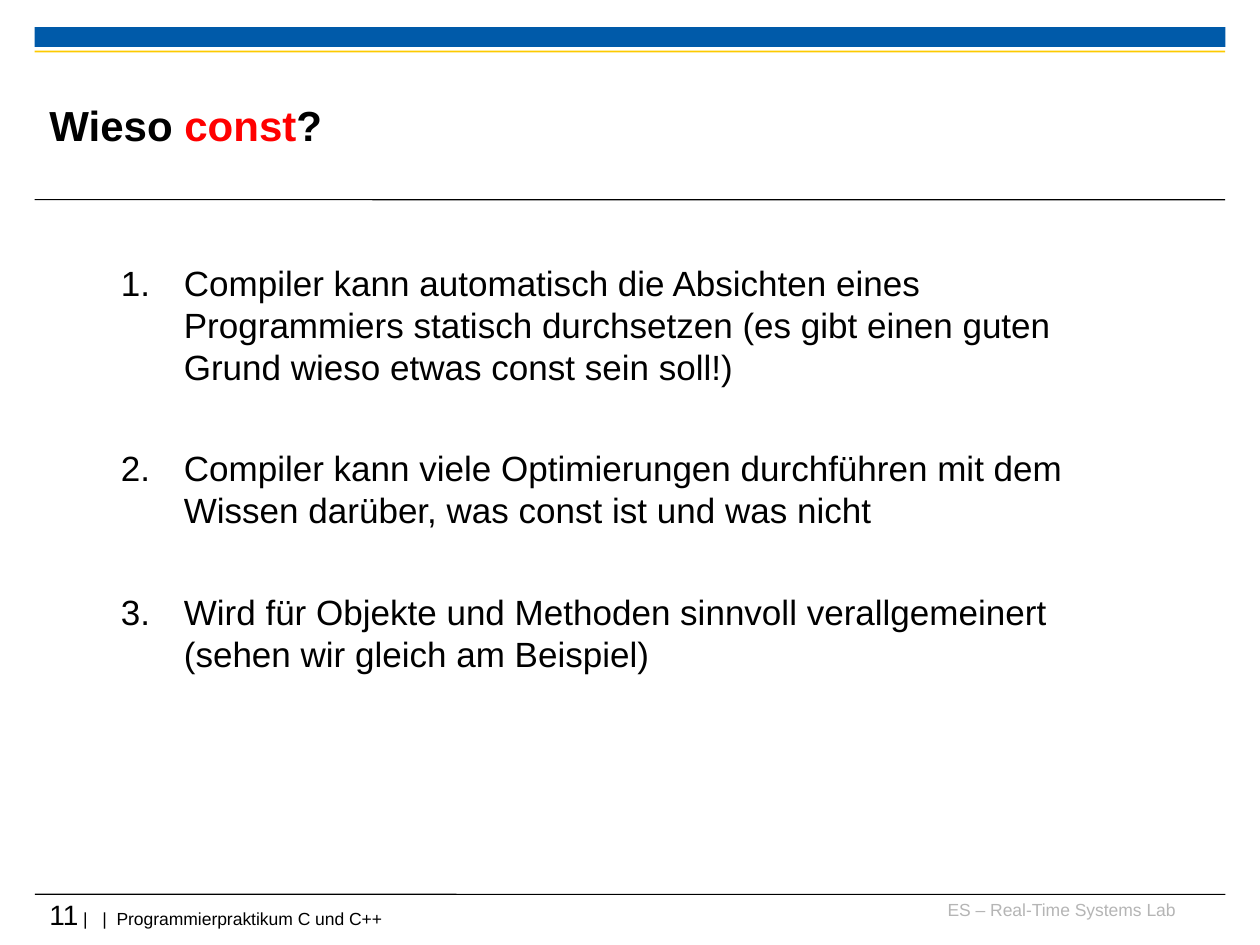
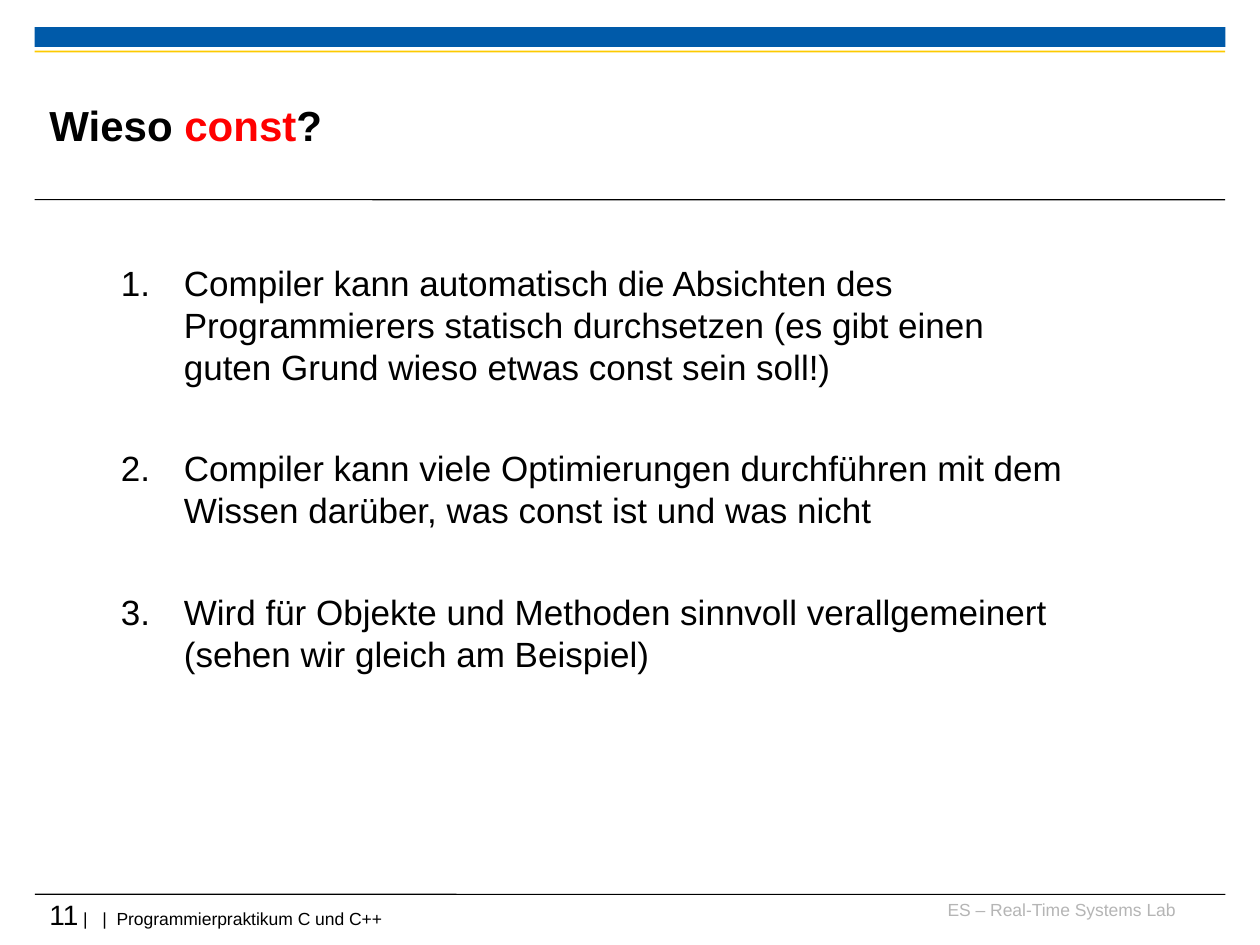
Before and after one commit to h82k/tud-cppp, a slide deck: slide 11 of Vorlesung/2 Speicherverwaltung_F36.ppt. Drawn at 1260x945 pixels with LibreOffice and Linux fonts; fonts in the diff are those of the drawing; background and template pictures are left out. Boxes give left, top, right and bottom in pixels: in the first picture for what was removed or moved away, otherwise in the second. Text is boxed around its words. In the diff, an @@ line names an element or a change of style, - is before the commit and + after.

```diff
--- a/Vorlesung/2 Speicherverwaltung_F36.ppt
+++ b/Vorlesung/2 Speicherverwaltung_F36.ppt
@@ text at (184, 270, 984, 387): text changed @@
-      1. Compiler kann automatisch die Absichten eines Programmiers statisch durchsetzen (es gibt einen guten Grund wieso etwas const sein soll!)
+      1. Compiler kann automatisch die Absichten des Programmierers statisch durchsetzen (es gibt einen guten Grund wieso etwas const sein soll!)
```
Also in this commit, not shown: 4 other slides changed.
